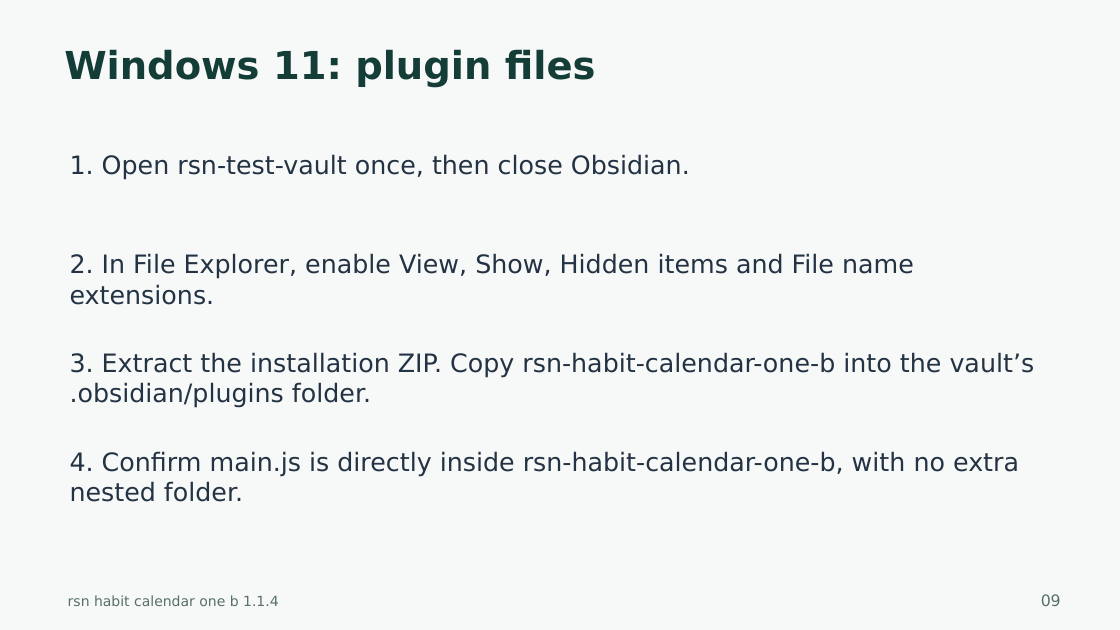
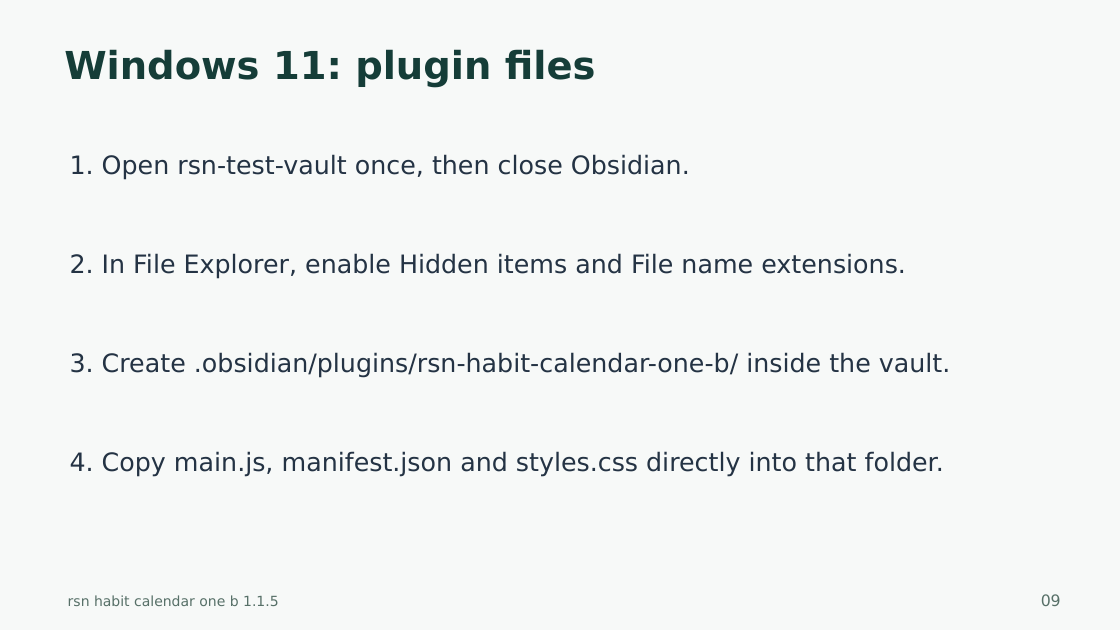
Before and after one commit to harharhari/rsn-habit-tracker-obsidian-plugin, a slide deck: slide 9 of docs/rsn-habit-calendar-one-b-tutorial.pptx. Drawn at 1120x630 pixels with LibreOffice and Linux fonts; fonts in the diff are those of the drawing. Boxes give left, top, right and bottom in pixels: in the first picture for what was removed or moved away, otherwise in the second. Text is boxed around its words. In the diff, an @@ line names an element or a change of style, - is before the commit and + after.

Commit message:
1. changes made as per obsidian report 2. *.ts files added to src directory 3. as on 2026-10-24

```diff
--- a/docs/rsn-habit-calendar-one-b-tutorial.pptx
+++ b/docs/rsn-habit-calendar-one-b-tutorial.pptx
@@ text at (70, 253, 906, 279): text changed @@
-2. In File Explorer, enable View, Show, Hidden items and File name extensions.
+2. In File Explorer, enable Hidden items and File name extensions.
@@ text at (70, 352, 951, 378): text changed @@
-3. Extract the installation ZIP. Copy rsn-habit-calendar-one-b into the vault’s .obsidian/plugins folder.
+3. Create .obsidian/plugins/rsn-habit-calendar-one-b/ inside the vault.
@@ text at (70, 451, 944, 477): text changed @@
-4. Confirm main.js is directly inside rsn-habit-calendar-one-b, with no extra nested folder.
+4. Copy main.js, manifest.json and styles.css directly into that folder.
@@ text at (68, 595, 279, 606): text changed @@
-rsn habit calendar one b 1.1.4
+rsn habit calendar one b 1.1.5
```
Also in this commit, not shown: 35 other slides changed, 5 slides added, 2 slides removed, 41 other files.
